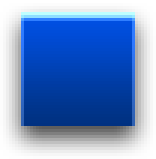
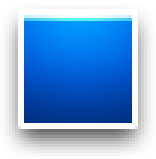
Revision of a layered 156×159 image; what changed, layer by layer:
added layer "Gradient Fill 1" (overlay) above "Cube" over [18, 9, 138, 129]
